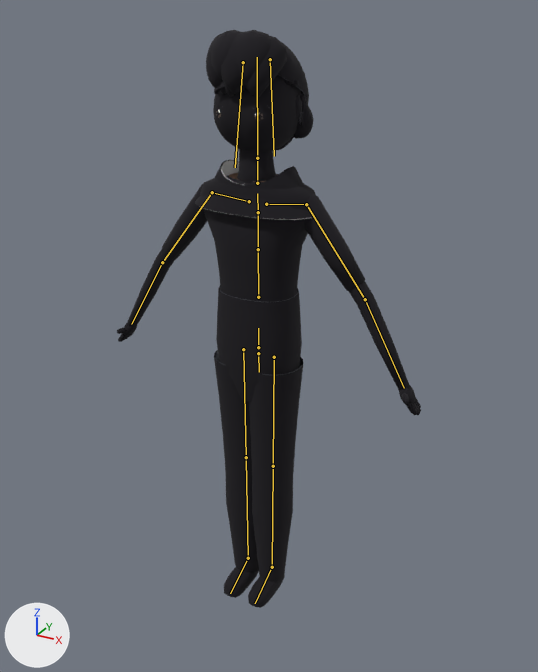
Renders of the FBX model unity/KatsushikaCampusDays/Assets/Models/Characters/student_m/student_m.fbx from each side of a commit.
Camera for both pictures: a camera (50 mm lens) standing at (0.99, -1.738, 1.788) and looking at (0.001, 0.061, 0.889). Every picture has the same lights, and +X, +Y and +Z are marked at lower left. The picture after the commit comes second. The bones that change, and the others that lie on the model, are drawn over the model as lines.

Objects in the first picture: 'student_m', 'student_m_outline'.
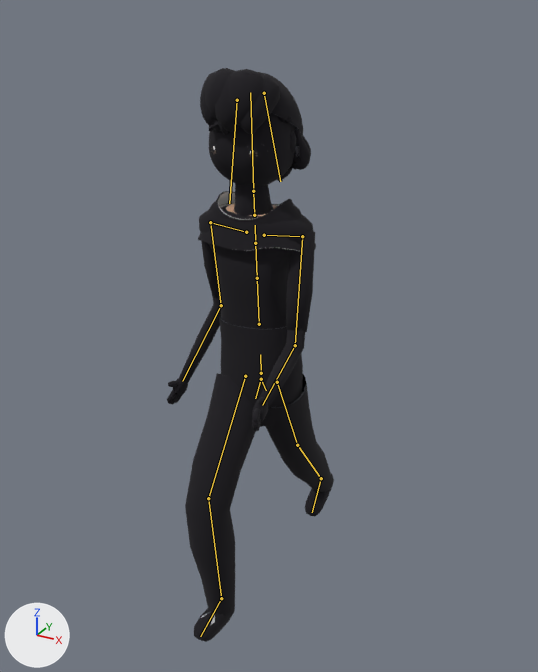
The newer file adds an action. The first version stands in its rest pose; the second is drawn at frame 8 of the action 'Armature|Jog'.

Pixel boxes (x1, y1, x2, y2) of what changed, in the pictures (538 x 672 px):
```json
{"object": "student_m_outline", "change": "posed", "before": [117, 30, 421, 608], "after": [167, 68, 334, 642], "on screen": "45% narrower"}
{"object": "student_m", "change": "posed", "before": [201, 75, 308, 376], "after": [201, 113, 306, 624], "on screen": "mostly hidden"}
{"bone": "Hips", "before": "(258, 347) to (258, 328)", "after": "(261, 373) to (260, 354)"}
{"bone": "Spine", "before": "(258, 297) to (258, 249)", "after": "(259, 324) to (257, 278)"}
{"bone": "Chest", "before": "(258, 249) to (258, 212)", "after": "(257, 278) to (255, 243)"}
{"bone": "UpperChest", "before": "(258, 212) to (257, 193)", "after": "(255, 243) to (255, 225)"}
{"bone": "Neck", "before": "(257, 183) to (257, 158)", "after": "(254, 215) to (253, 191)"}
{"bone": "HairBack", "before": "(270, 59) to (274, 156)", "after": "(264, 93) to (280, 181)"}
{"bone": "LeftUpperArm", "before": "(306, 204) to (365, 299)", "after": "(302, 236) to (295, 345)"}
{"bone": "LeftLowerArm", "before": "(365, 299) to (404, 388)", "after": "(295, 345) to (262, 405)"}
{"bone": "RightUpperArm", "before": "(212, 192) to (162, 262)", "after": "(210, 222) to (221, 305)"}
{"bone": "RightLowerArm", "before": "(162, 262) to (131, 324)", "after": "(221, 305) to (182, 381)"}
{"bone": "LeftUpperLeg", "before": "(274, 357) to (273, 466)", "after": "(277, 382) to (297, 445)"}
{"bone": "LeftLowerLeg", "before": "(273, 466) to (272, 567)", "after": "(297, 445) to (321, 478)"}
{"bone": "LeftFoot", "before": "(272, 567) to (255, 603)", "after": "(321, 478) to (312, 512)"}
{"bone": "RightUpperLeg", "before": "(243, 349) to (246, 457)", "after": "(245, 376) to (208, 498)"}
{"bone": "RightLowerLeg", "before": "(246, 457) to (248, 558)", "after": "(208, 498) to (221, 598)"}
{"bone": "RightFoot", "before": "(248, 558) to (230, 593)", "after": "(221, 598) to (200, 636)"}
```

Scene script edits in JSON lines:
```json
{"block": "bone_hips", "where": "bone_hips = bpy.data.objects['Armature'].pose.bones['Hips']"}
{"op": "set", "path": "bone_hips.location", "old": "(0.0, 0.0, 0.0)", "new": "(0.008, -0.083, 0.0)"}
{"op": "set", "path": "bone_hips.rotation_quaternion", "old": "(1.0, 0.0, 0.0, 0.0)", "new": "(0.999, 0.0, 0.029, 0.017)", "note": "degrees (0, 0, 0) -> degrees (0, 3, 2)"}
{"block": "bone_spine", "where": "bone_spine = bpy.data.objects['Armature'].pose.bones['Spine']  # child of 'Hips'"}
{"op": "set", "path": "bone_spine.rotation_quaternion", "old": "(1.0, 0.0, 0.0, 0.0)", "new": "(1.0, 0.016, -0.016, -0.007)", "note": "degrees (0, 0, 0) -> degrees (2, -2, -1)"}
{"block": "bone_chest", "where": "bone_chest = bpy.data.objects['Armature'].pose.bones['Chest']  # child of 'Spine'"}
{"op": "set", "path": "bone_chest.rotation_quaternion", "old": "(1.0, 0.0, 0.0, 0.0)", "new": "(1.0, 0.011, -0.011, -0.004)", "note": "degrees (0, 0, 0) -> degrees (1, -1, -1)"}
{"block": "bone_upperchest", "where": "bone_upperchest = bpy.data.objects['Armature'].pose.bones['UpperChest']  # child of 'Chest'"}
{"op": "set", "path": "bone_upperchest.rotation_quaternion", "old": "(1.0, 0.0, 0.0, 0.0)", "new": "(1.0, 0.009, -0.009, -0.004)", "note": "degrees (0, 0, 0) -> degrees (1, -1, 0)"}
{"block": "bone_neck", "where": "bone_neck = bpy.data.objects['Armature'].pose.bones['Neck']  # child of 'UpperChest'"}
{"op": "set", "path": "bone_neck.rotation_quaternion", "old": "(1.0, 0.0, 0.0, 0.0)", "new": "(1.0, -0.009, 0.003, 0.0)", "note": "degrees (0, 0, 0) -> degrees (-1, 0, 0)"}
{"block": "bone_hairback", "where": "bone_hairback = bpy.data.objects['Armature'].pose.bones['HairBack']  # child of 'Head'"}
{"op": "set", "path": "bone_hairback.rotation_quaternion", "old": "(1.0, 0.0, 0.0, 0.0)", "new": "(0.997, 0.076, -0.005, -0.028)", "note": "degrees (0, 0, 0) -> degrees (9, 0, -3)"}
{"block": "bone_leftupperarm", "where": "bone_leftupperarm = bpy.data.objects['Armature'].pose.bones['LeftUpperArm']  # child of 'LeftShoulder'"}
{"op": "set", "path": "bone_leftupperarm.rotation_quaternion", "old": "(1.0, 0.0, 0.0, 0.0)", "new": "(0.945, -0.293, -0.066, 0.13)", "note": "degrees (0, 0, 0) -> degrees (-35, -3, 17)"}
{"block": "bone_leftlowerarm", "where": "bone_leftlowerarm = bpy.data.objects['Armature'].pose.bones['LeftLowerArm']  # child of 'LeftUpperArm'"}
{"op": "set", "path": "bone_leftlowerarm.rotation_quaternion", "old": "(1.0, 0.0, 0.0, 0.0)", "new": "(0.852, -0.405, -0.056, -0.327)", "note": "degrees (0, 0, 0) -> degrees (-44, -21, -33)"}
{"block": "bone_rightupperarm", "where": "bone_rightupperarm = bpy.data.objects['Armature'].pose.bones['RightUpperArm']  # child of 'RightShoulder'"}
{"op": "set", "path": "bone_rightupperarm.rotation_quaternion", "old": "(1.0, 0.0, 0.0, 0.0)", "new": "(0.952, -0.096, -0.032, -0.29)", "note": "degrees (0, 0, 0) -> degrees (-10, -7, -33)"}
{"block": "bone_rightlowerarm", "where": "bone_rightlowerarm = bpy.data.objects['Armature'].pose.bones['RightLowerArm']  # child of 'RightUpperArm'"}
{"op": "set", "path": "bone_rightlowerarm.rotation_quaternion", "old": "(1.0, 0.0, 0.0, 0.0)", "new": "(0.891, -0.334, 0.023, 0.306)", "note": "degrees (0, 0, 0) -> degrees (-37, 14, 33)"}
{"block": "bone_leftupperleg", "where": "bone_leftupperleg = bpy.data.objects['Armature'].pose.bones['LeftUpperLeg']  # child of 'Hips'"}
{"op": "set", "path": "bone_leftupperleg.rotation_quaternion", "old": "(1.0, 0.0, 0.0, 0.0)", "new": "(0.966, 0.257, -0.008, 0.022)", "note": "degrees (0, 0, 0) -> degrees (30, -2, 2)"}
{"block": "bone_leftlowerleg", "where": "bone_leftlowerleg = bpy.data.objects['Armature'].pose.bones['LeftLowerLeg']  # child of 'LeftUpperLeg'"}
{"op": "set", "path": "bone_leftlowerleg.rotation_quaternion", "old": "(1.0, 0.0, 0.0, 0.0)", "new": "(0.995, 0.1, -0.001, -0.001)", "note": "degrees (0, 0, 0) -> degrees (11, 0, 0)"}
{"block": "bone_leftfoot", "where": "bone_leftfoot = bpy.data.objects['Armature'].pose.bones['LeftFoot']  # child of 'LeftLowerLeg'"}
{"op": "set", "path": "bone_leftfoot.rotation_quaternion", "old": "(1.0, 0.0, 0.0, 0.0)", "new": "(0.992, -0.116, 0.039, 0.016)", "note": "degrees (0, 0, 0) -> degrees (-13, 5, 1)"}
{"block": "bone_rightupperleg", "where": "bone_rightupperleg = bpy.data.objects['Armature'].pose.bones['RightUpperLeg']  # child of 'Hips'"}
{"op": "set", "path": "bone_rightupperleg.rotation_quaternion", "old": "(1.0, 0.0, 0.0, 0.0)", "new": "(0.93, -0.368, -0.001, 0.003)", "note": "degrees (0, 0, 0) -> degrees (-43, 0, 0)"}
{"block": "bone_rightlowerleg", "where": "bone_rightlowerleg = bpy.data.objects['Armature'].pose.bones['RightLowerLeg']  # child of 'RightUpperLeg'"}
{"op": "set", "path": "bone_rightlowerleg.rotation_quaternion", "old": "(1.0, 0.0, 0.0, 0.0)", "new": "(0.912, 0.411, 0.002, 0.002)", "note": "degrees (0, 0, 0) -> degrees (49, 0, 0)"}
{"block": "bone_rightfoot", "where": "bone_rightfoot = bpy.data.objects['Armature'].pose.bones['RightFoot']  # child of 'RightLowerLeg'"}
{"op": "set", "path": "bone_rightfoot.rotation_quaternion", "old": "(1.0, 0.0, 0.0, 0.0)", "new": "(0.994, -0.101, 0.0, 0.028)", "note": "degrees (0, 0, 0) -> degrees (-12, 0, 3)"}
```
